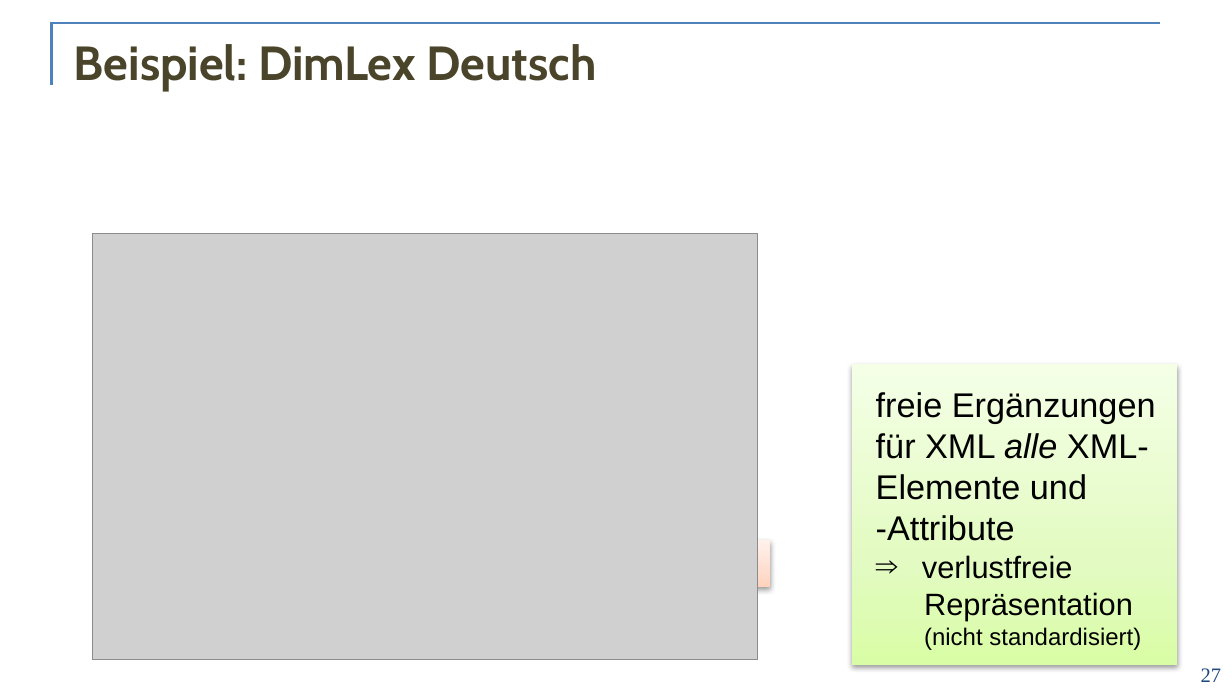
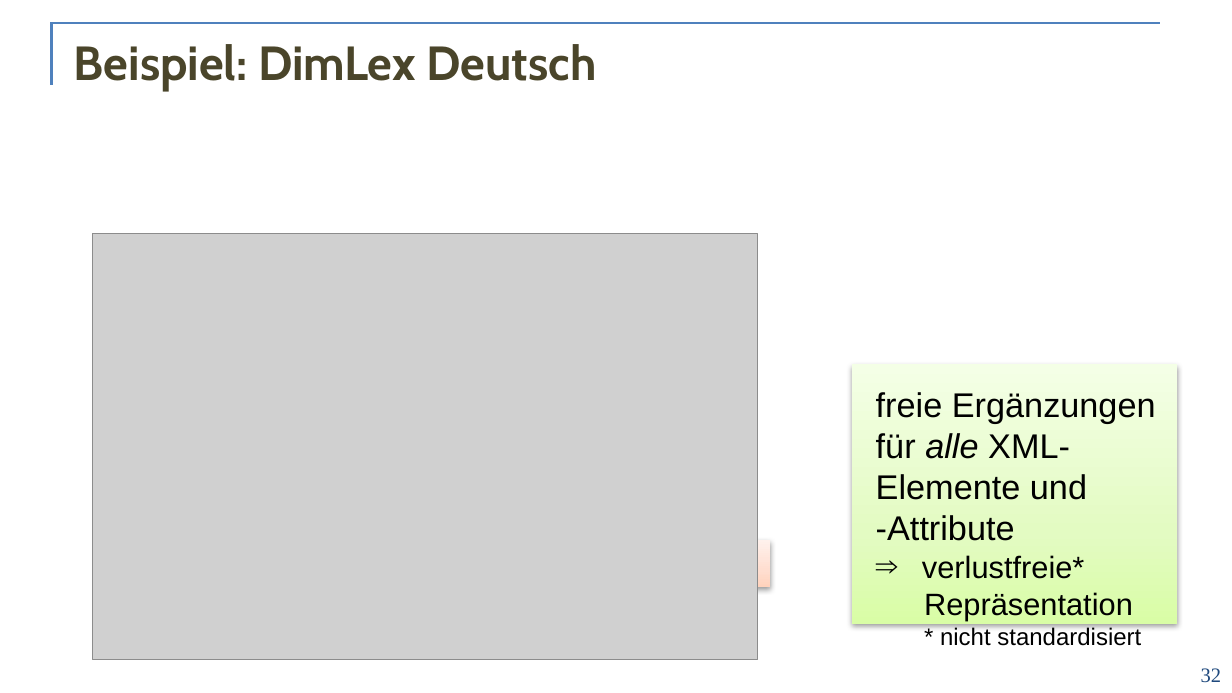
Before and after one commit to acoli-repo/rdf4discourse, a slide deck: slide 32 of doc/vortrag.pptx (slide 27 before the commit). Drawn at 1232x693 pixels with LibreOffice and Linux fonts; fonts in the diff are those of the drawing; grey boxes stand for pictures; background and template pictures are left out. Boxes give left, top, right and bottom in pixels: in the first picture for what was removed or moved away, otherwise in the second. Text is boxed around its words. In the diff, an @@ line names an element or a change of style, - is before the commit and + after.

```diff
--- a/doc/vortrag.pptx
+++ b/doc/vortrag.pptx
@@ rectangle: place and size @@
-rectangle at [853, 365, 1178, 665]
+rectangle at [853, 365, 1178, 625]
@@ text at [876, 433, 1070, 459]: text changed @@
-für XML alle XML-
+für alle XML-
@@ text at [922, 555, 1085, 579]: text changed @@
-⇒ verlustfreie
+⇒ verlustfreie*
@@ text at [940, 626, 1141, 646]: text changed @@
-(nicht standardisiert)
+* nicht standardisiert
@@ page number at [1201, 668, 1221, 683]: text changed @@
-27
+32
```
Also in this commit, not shown: 27 other slides changed, 28 slides added, 31 slides removed, 2 other files.
